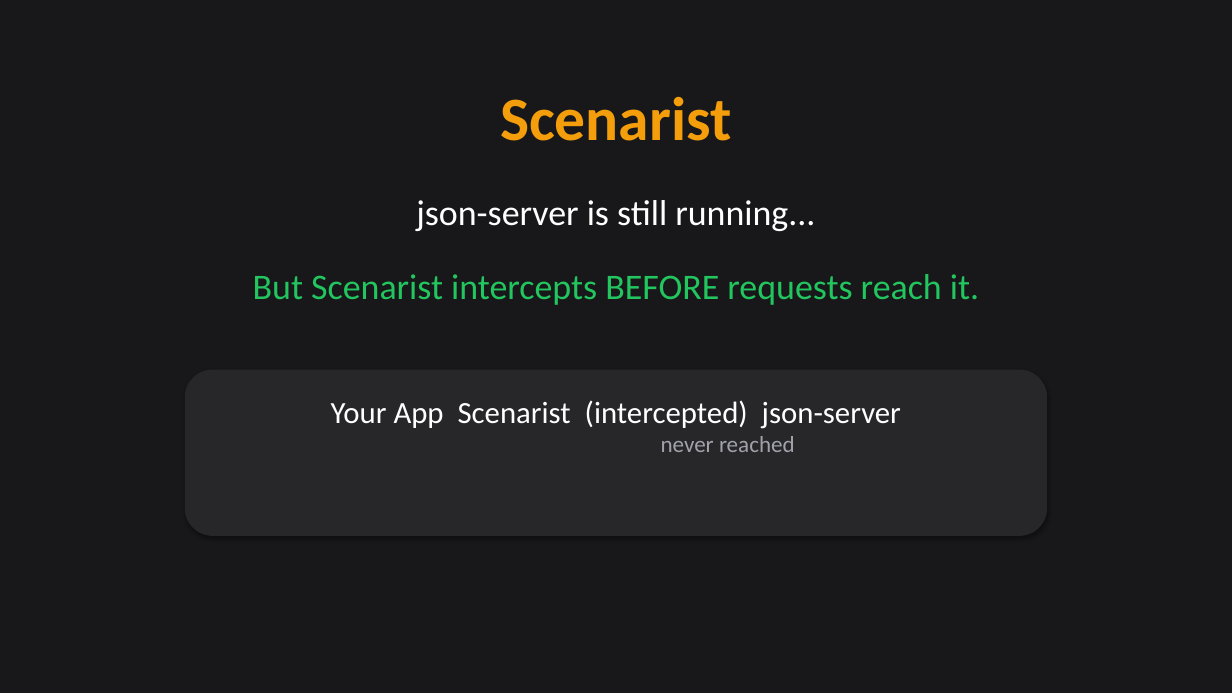
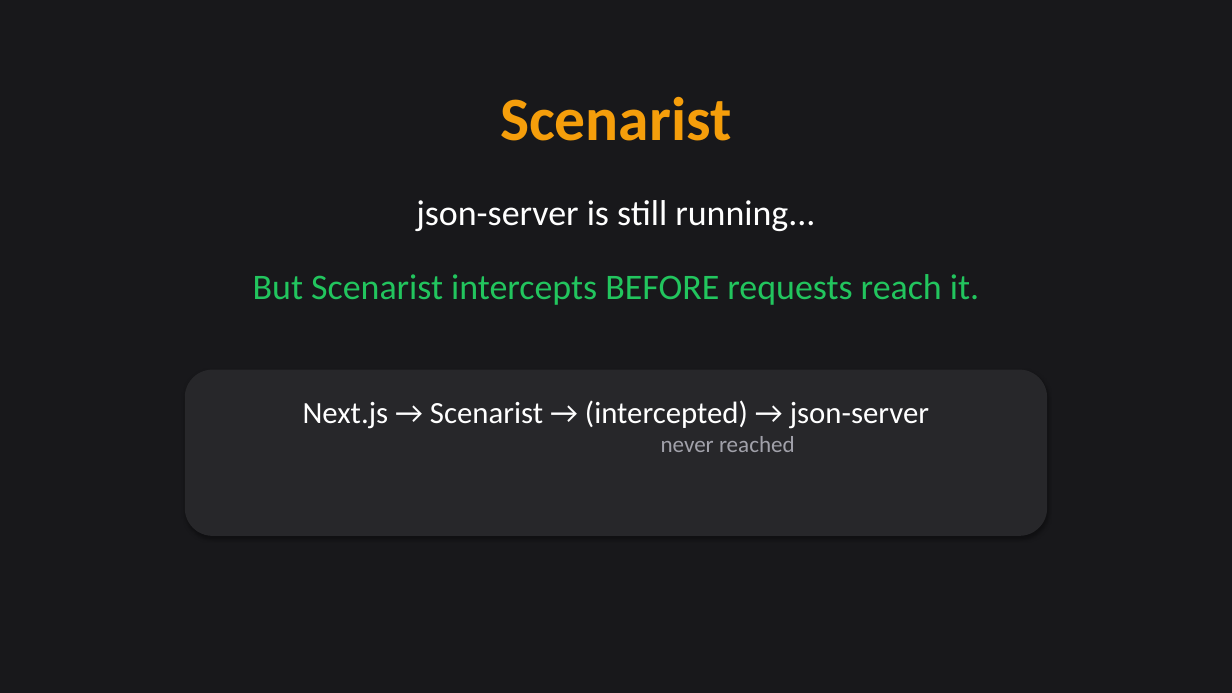
Before and after one commit to citypaul/scenarist, a slide deck: slide 19 of docs/promotional-campaign/presentations/video-02-meet-payflow.pptx. Drawn at 1232x693 pixels with LibreOffice and Linux fonts; fonts in the diff are those of the drawing. Boxes give left, top, right and bottom in pixels: in the first picture for what was removed or moved away, otherwise in the second. Text is boxed around its words. In the diff, an @@ line names an element or a change of style, - is before the commit and + after.

```diff
--- a/docs/promotional-campaign/presentations/video-02-meet-payflow.pptx
+++ b/docs/promotional-campaign/presentations/video-02-meet-payflow.pptx
@@ text at [303, 400, 929, 429]: text changed @@
-Your App Scenarist (intercepted) json-server
+Next.js → Scenarist → (intercepted) → json-server
```
Also in this commit, not shown: 9 other slides changed, 4 slides added, 4 slides removed, 12 other files.
